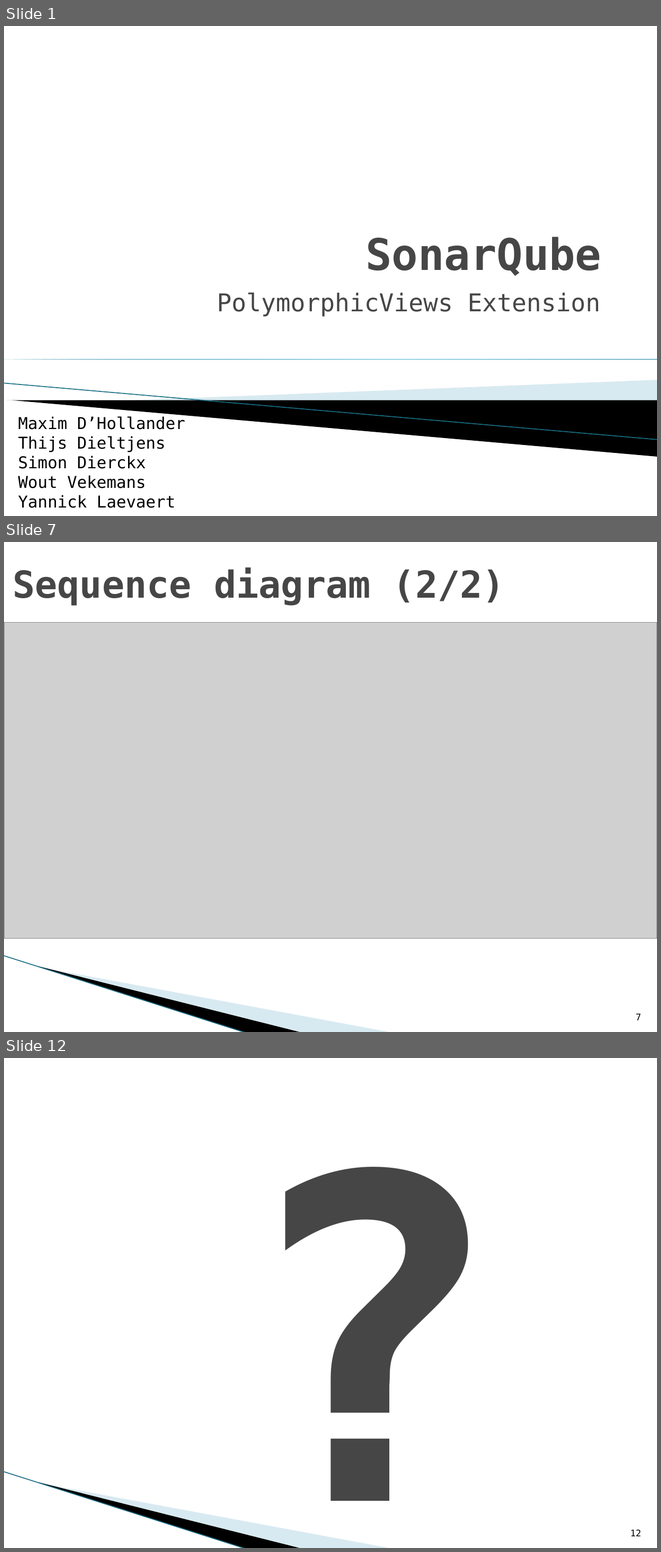
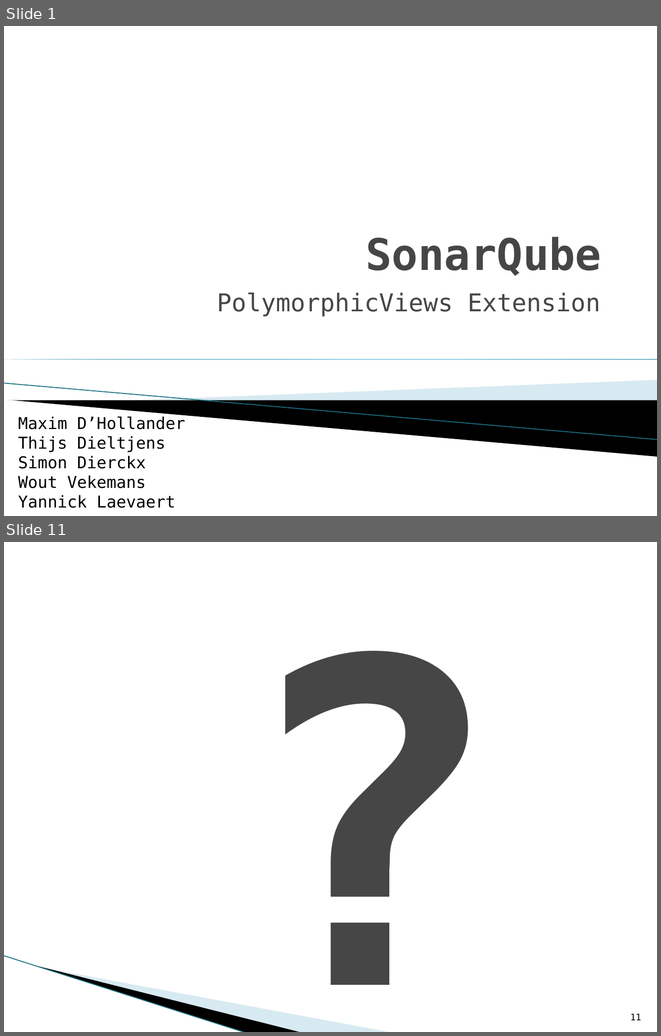
Before and after one commit to WoutV/OSS_1415, a slide deck: Presentatie/iteratie2.pptx. Shown one above the other, each under a label of ours: slides 1, 7 and 12 before the commit, slides 1 and 11 after it; the slides between them are not shown. The pictures are 661x1552 and 661x1036 pixels, drawn with LibreOffice and Linux fonts; fonts in the diff are those of the drawing; grey boxes stand for pictures; background and template pictures are left out. Boxes give left, top, right and bottom in pixels: in the first picture for what was removed or moved away, otherwise in the second. Text is boxed around its words. In the diff, an @@ line names an element or a change of style, - is before the commit and + after.

```diff
--- a/Presentatie/iteratie2.pptx
+++ b/Presentatie/iteratie2.pptx
@@ slide 7 removed at [4, 542, 657, 1032], background #FFFFFF; not listed: 3 template elements that a slide beside it also shows @@
@@ title removed at [12, 567, 505, 606] @@
-Sequence diagram (2/2)
@@ picture removed at [4, 623, 657, 938] @@
@@ page number removed at [636, 1013, 641, 1020] @@
-7
@@ what was slide 12 is now slide 11 @@
@@ page number at [630, 1013, 642, 1020]: text changed @@
-12
+11
```
Also in this commit, not shown: 5 slides changed, 7 slides added, 4 other slides removed.
